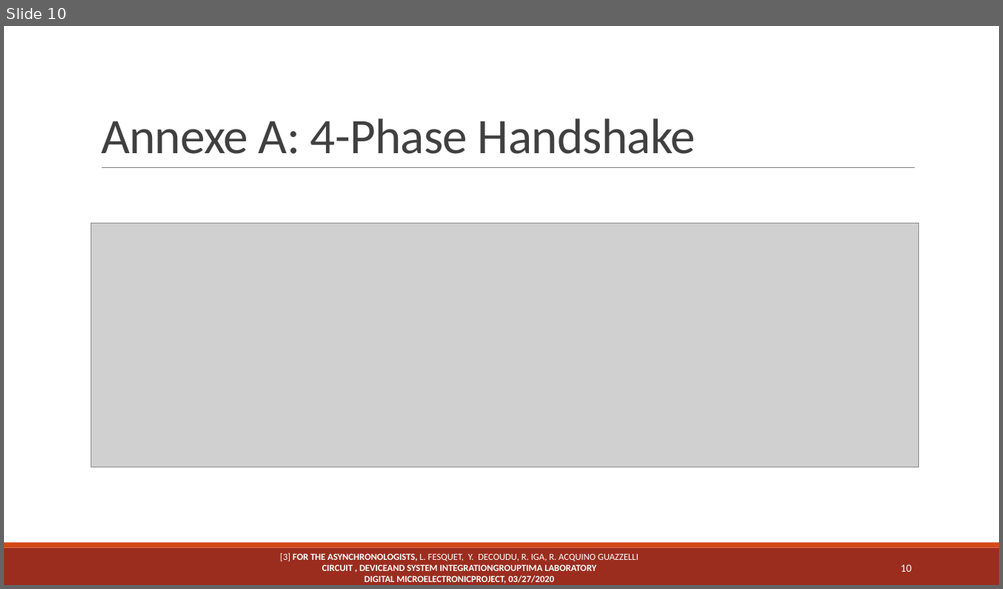
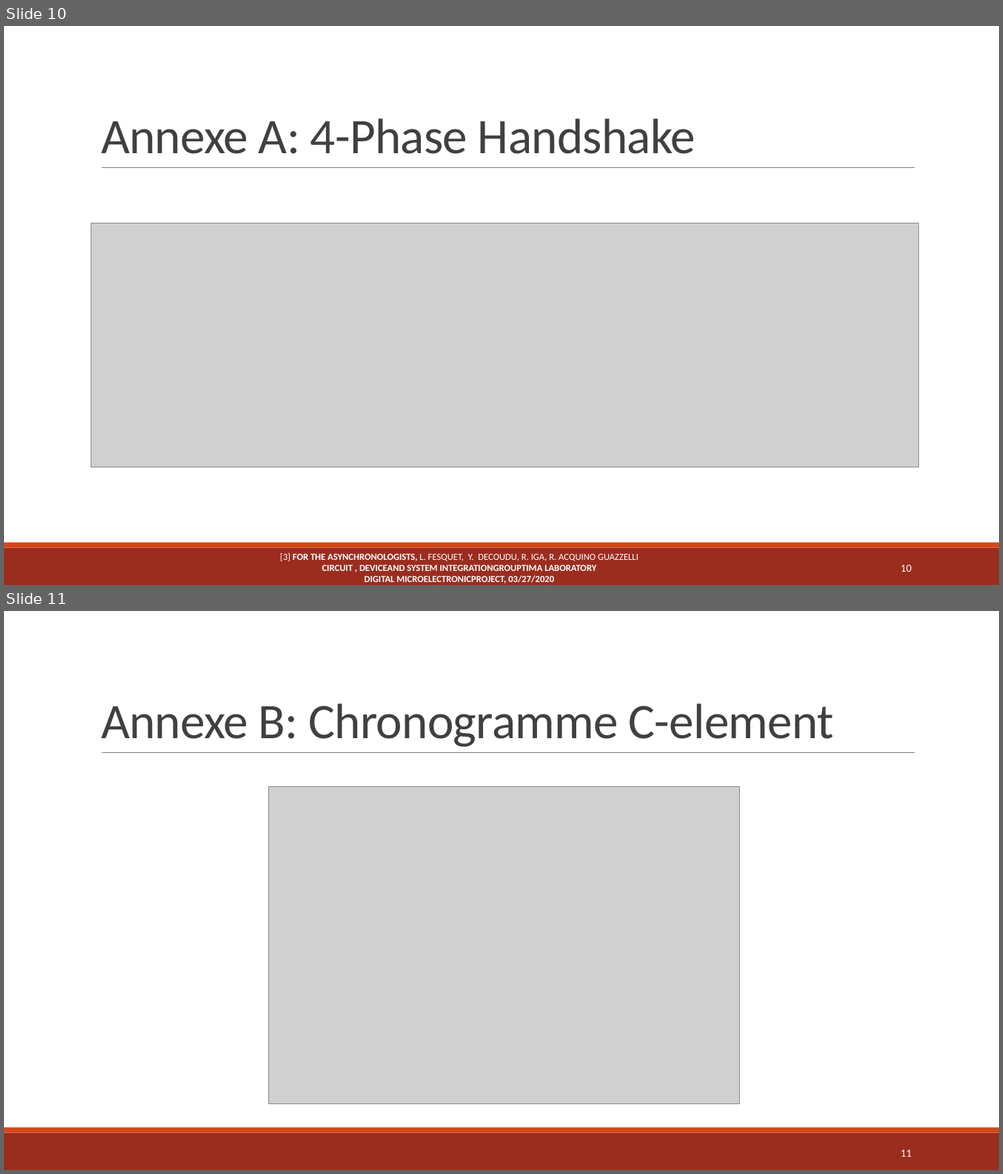
Before and after one commit to XavRobo/IbexAsynchrone, a slide deck: Release/CR/Presentation/ASModee.pptx. Shown one above the other, each under a label of ours: slide 10 before the commit, slides 10 and 11 after it. The pictures are 1003x589 and 1003x1174 pixels, drawn with LibreOffice and Linux fonts; fonts in the diff are those of the drawing; grey boxes stand for pictures. Boxes give left, top, right and bottom in pixels: in the first picture for what was removed or moved away, otherwise in the second. Text is boxed around its words. In the diff, an @@ line names an element or a change of style, - is before the commit and + after.

```diff
--- a/Release/CR/Presentation/ASModee.pptx
+++ b/Release/CR/Presentation/ASModee.pptx
@@ slide 11 added at (x1=4, y1=611, x2=999, y2=1170), background #FFFFFF; not listed: 3 template elements that a slide beside it also shows @@
@@ title added at (x1=101, y1=703, x2=834, y2=747), 48 pt, text #404040 @@
+Annexe B: Chronogramme C-element
@@ picture added at (x1=268, y1=787, x2=739, y2=1104) @@
@@ page number added at (x1=900, y1=1150, x2=911, y2=1157), 10.5 pt, text #FFFFFF @@
+11
```
Also in this commit, not shown: 1 slide changed, 1 other slide added, 4 other files.
